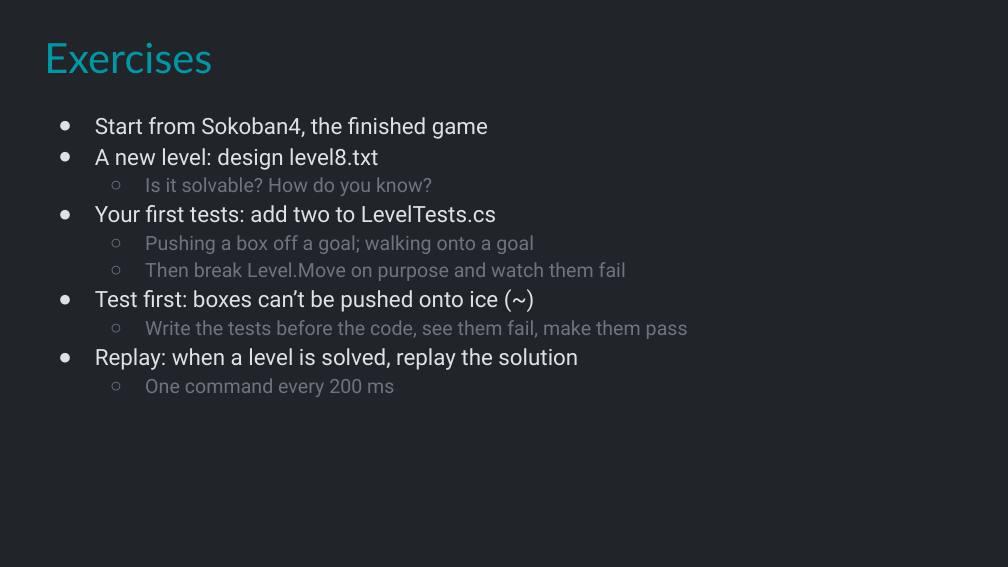
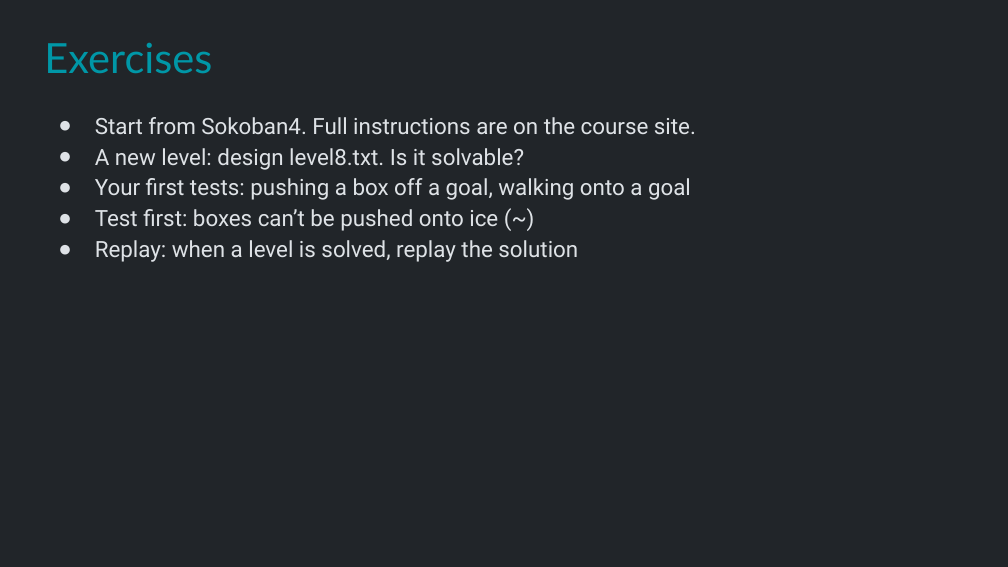
Before and after one commit to Metamate/gar, a slide deck: slide 29 of slides/04 Sokoban.pptx. Drawn at 1008x567 pixels with LibreOffice and Linux fonts; fonts in the diff are those of the drawing. Boxes give left, top, right and bottom in pixels: in the first picture for what was removed or moved away, otherwise in the second. Text is boxed around its words. In the diff, an @@ line names an element or a change of style, - is before the commit and + after.

```diff
--- a/slides/04 Sokoban.pptx
+++ b/slides/04 Sokoban.pptx
@@ text at (x1=95, y1=117, x2=696, y2=200): text changed; size 14 to 16 pt; text colour #6C757D to #DEE2E6 @@
-● Start from Sokoban4, the finished game
-● A new level: design level8.txt
-  ○ Is it solvable? How do you know?
-● Your first tests: add two to LevelTests.cs
-  ○ Pushing a box off a goal; walking onto a goal
-  ○ Then break Level.Move on purpose and watch them fail
+● Start from Sokoban4. Full instructions are on the course site.
+● A new level: design level8.txt. Is it solvable?
+● Your first tests: pushing a box off a goal, walking onto a goal
@@ text at (x1=145, y1=320, x2=688, y2=339): paragraph removed @@
-  ○ Write the tests before the code, see them fail, make them pass
@@ text at (x1=145, y1=378, x2=394, y2=397): paragraph removed @@
-  ○ One command every 200 ms
```
Also in this commit, not shown: 3 other slides changed, 1 slide added.
